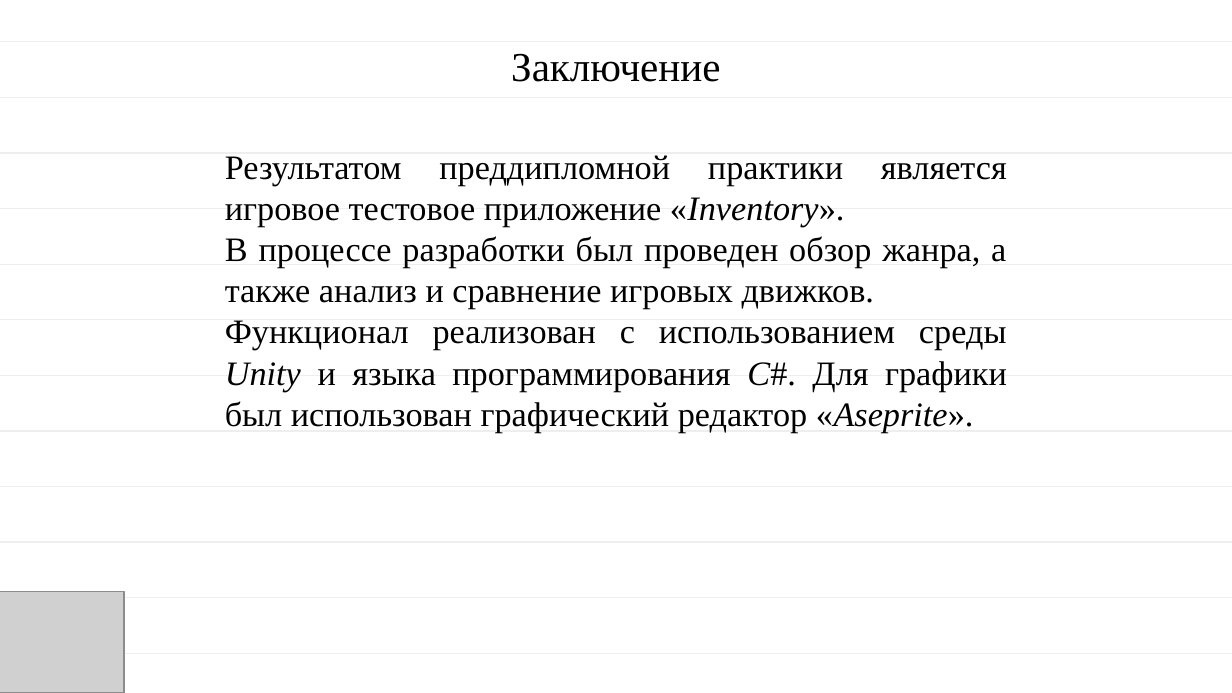
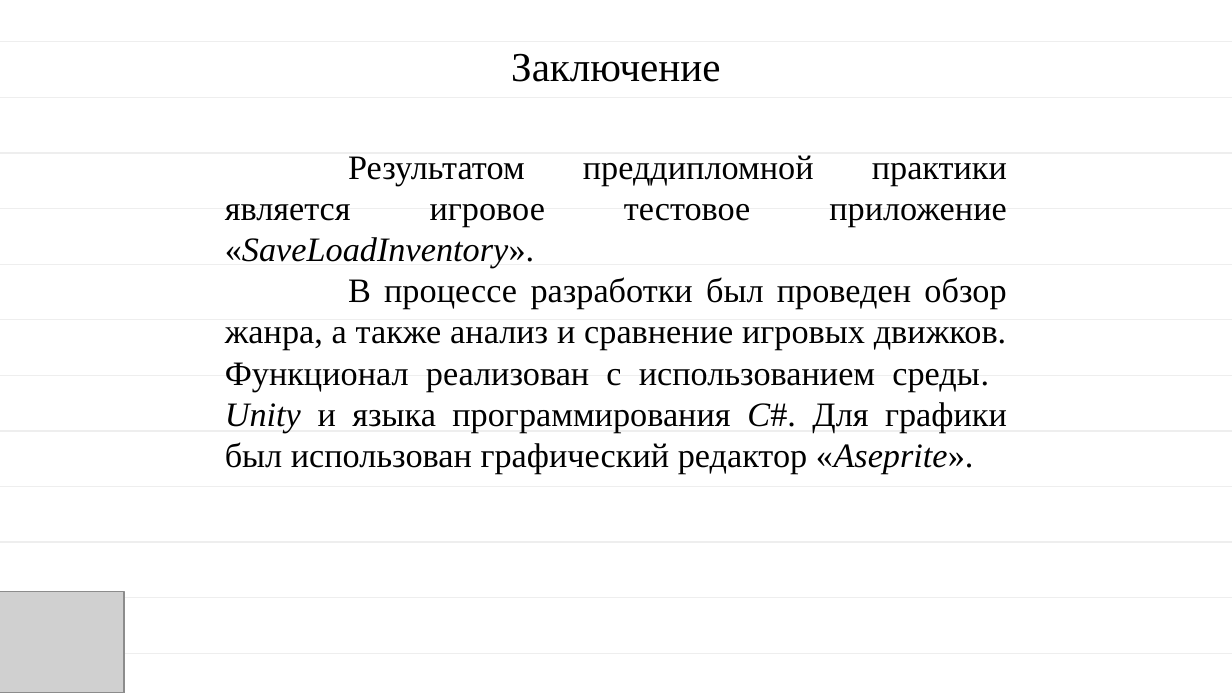
Before and after one commit to MAZUTA89/Farmer-s-Valley, a slide deck: slide 8 of ДипломДокументы/Преддипломная практика/Преддипломная практика/Презентация практика.pptx. Drawn at 1232x693 pixels with LibreOffice and Linux fonts; fonts in the diff are those of the drawing; grey boxes stand for pictures. Boxes give left, top, right and bottom in pixels: in the first picture for what was removed or moved away, otherwise in the second. Text is boxed around its words. In the diff, an @@ line names an element or a change of style, - is before the commit and + after.

```diff
--- a/ДипломДокументы/Преддипломная практика/Преддипломная практика/Презентация практика.pptx
+++ b/ДипломДокументы/Преддипломная практика/Преддипломная практика/Презентация практика.pptx
@@ text at [225,155,1007,268]: text changed @@
-Результатом преддипломной практики является игровое тестовое приложение «Inventory».
+Результатом преддипломной практики является игровое тестовое приложение «SaveLoadInventory».
@@ text at [225,362,1007,474]: text changed @@
-Функционал реализован с использованием среды Unity и языка программирования C#. Для графики был использован графический редактор «Aseprite».
+Функционал реализован с использованием среды. Unity и языка программирования C#. Для графики был использован графический редактор «Aseprite».
```
Also in this commit, not shown: 6 other slides changed, 14 other files.
